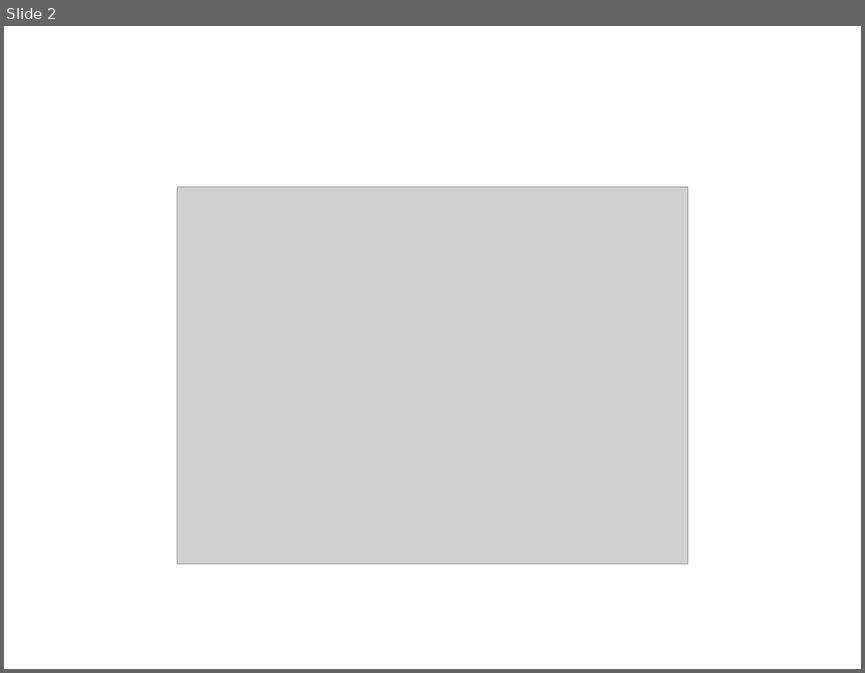
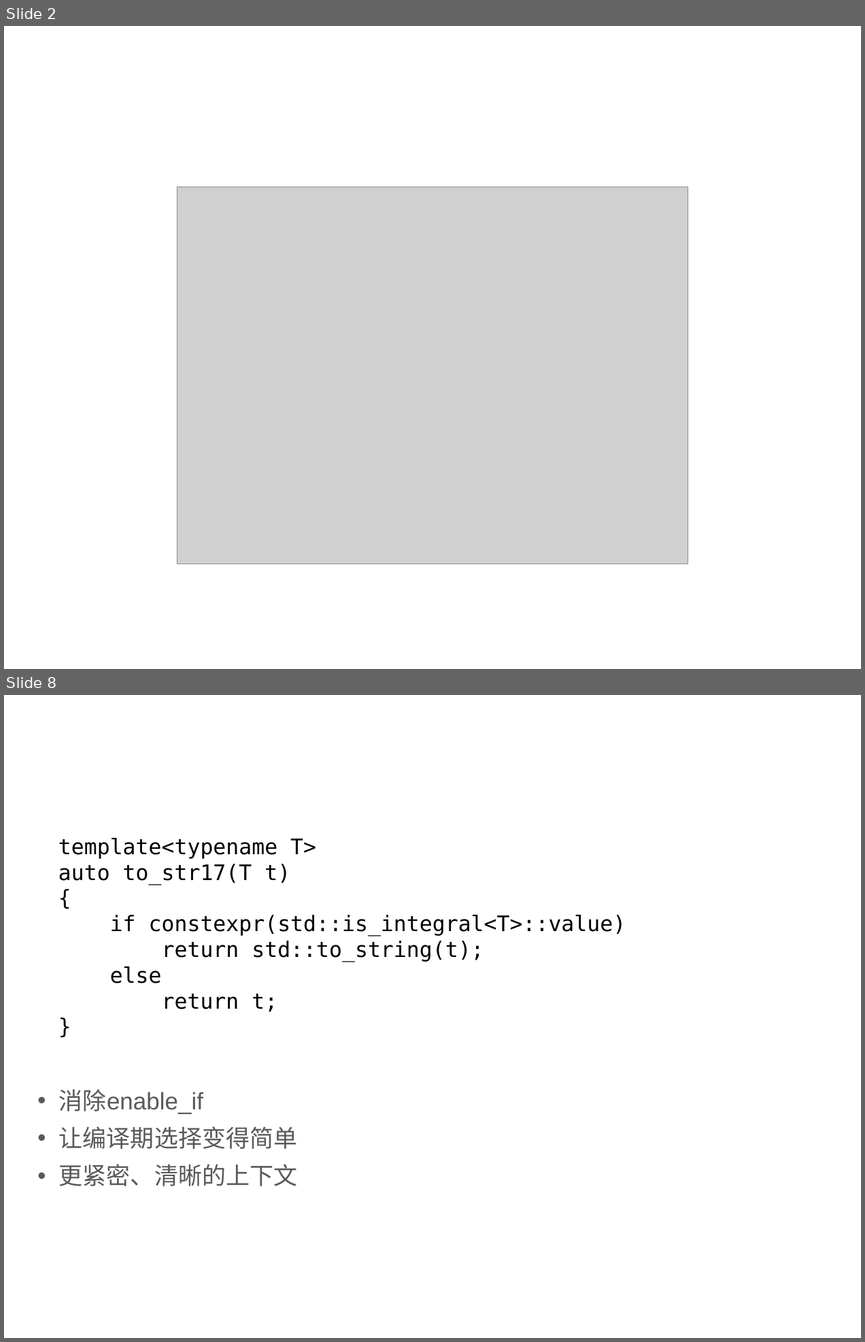
Before and after one commit to qicosmos/cppcon2017, a slide deck: CPP-Summit.pptx. Shown one above the other, each under a label of ours: slide 2 before the commit, slides 2 and 8 after it; the slides between them are not shown. The pictures are 865x673 and 865x1342 pixels, drawn with LibreOffice and Linux fonts; fonts in the diff are those of the drawing; grey boxes stand for pictures; background and template pictures are left out. Boxes give left, top, right and bottom in pixels: in the first picture for what was removed or moved away, otherwise in the second. Text is boxed around its words. In the diff, an @@ line names an element or a change of style, - is before the commit and + after.

```diff
--- a/CPP-Summit.pptx
+++ b/CPP-Summit.pptx
@@ slide 8 added at <box>4,695,861,1338</box>, background #FFFFFF @@
@@ text added at <box>29,724,644,763</box>, 24 pt, text #FFFFFF @@
+Constexpr If
@@ text added at <box>58,838,626,1012</box>, 18 pt, text #000000 @@
+template<typename T>
+auto to_str17(T t)
+{
+if constexpr(std::is_integral<T>::value)
+return std::to_string(t);
+else
+return t;
+}
@@ text added at <box>59,1089,298,1186</box>, 20 pt, text #595959 @@
+• 消除enable_if
+• 让编译期选择变得简单
+• 更紧密、清晰的上下文
```
Also in this commit, not shown: 3 slides changed, 4 other slides added, 1 slide removed.
